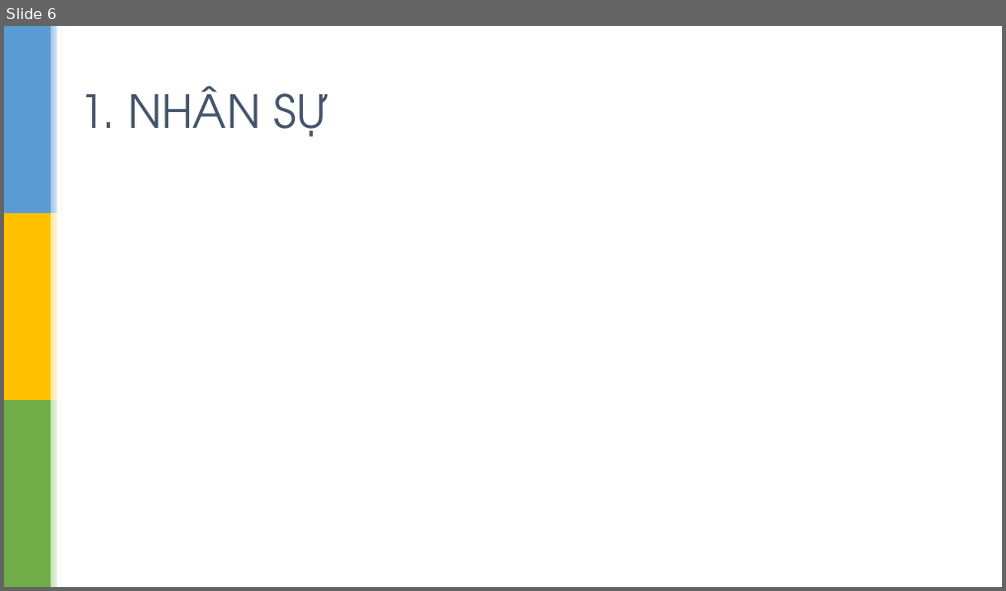
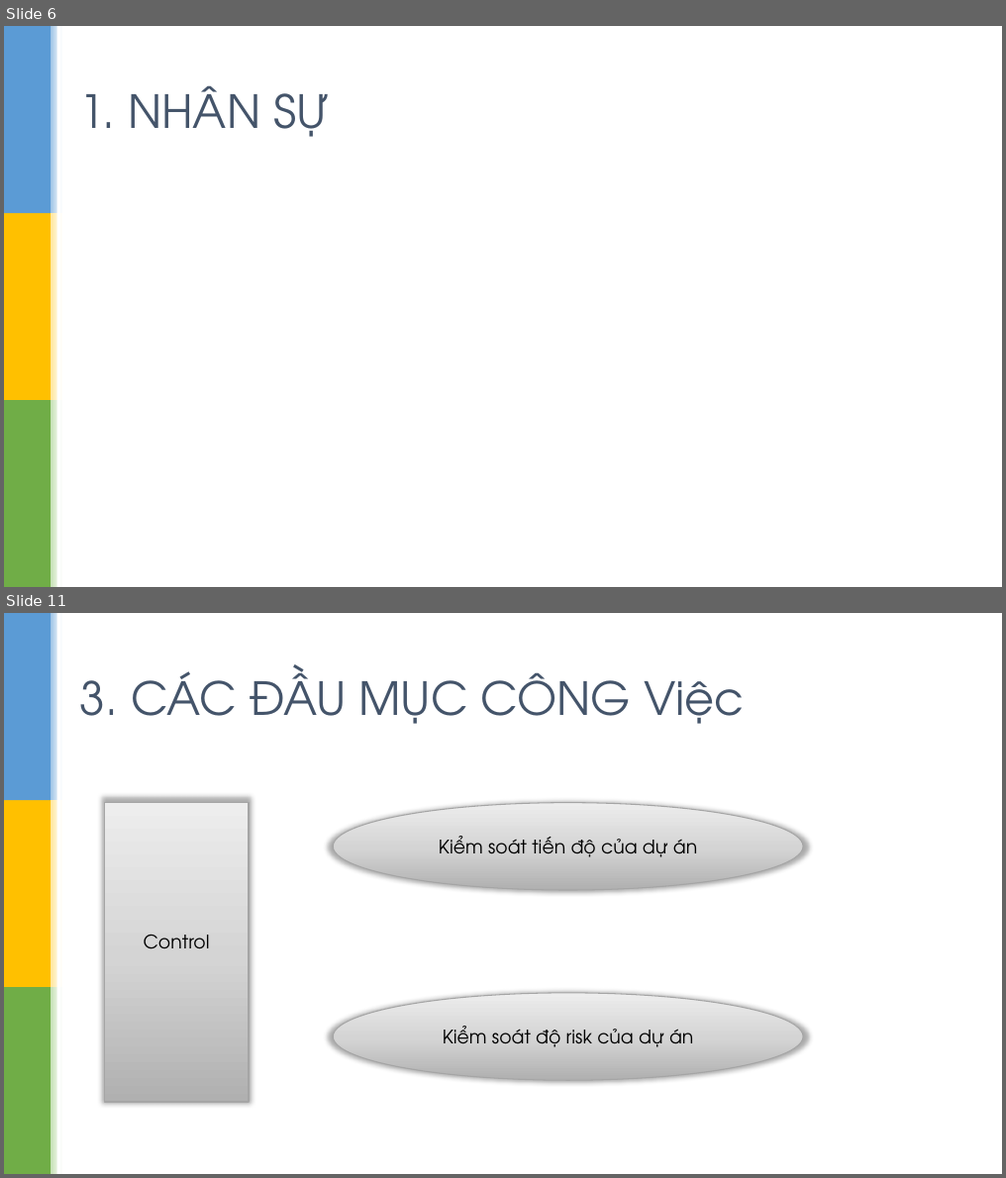
Before and after one commit to sondc/SWM_Project, a slide deck: Document/Slide_Project.pptx. Shown one above the other, each under a label of ours: slide 6 before the commit, slides 6 and 11 after it; the slides between them are not shown. The pictures are 1006x591 and 1006x1178 pixels, drawn with LibreOffice and Linux fonts; fonts in the diff are those of the drawing; background and template pictures are left out. Boxes give left, top, right and bottom in pixels: in the first picture for what was removed or moved away, otherwise in the second. Text is boxed around its words. In the diff, an @@ line names an element or a change of style, - is before the commit and + after.

```diff
--- a/Document/Slide_Project.pptx
+++ b/Document/Slide_Project.pptx
@@ slide 11 added at (4,613,1002,1174), background picture (left out); not listed: 7 template elements that a slide beside it also shows @@
@@ title added at (80,666,745,724), 44 pt, text #44546A @@
+3. CÁC ĐẦU MỤC CÔNG Việc
@@ rectangle added at (104,803,249,1103), fill gradient #B1B1B1 to #D5D5D5 to #EDEDED, outline #A5A5A5 1 pt, 18 pt, text #000000 @@
+Control
@@ ellipse added at (333,803,803,891), fill gradient #B1B1B1 to #D5D5D5 to #EDEDED, outline #A5A5A5 1 pt, 18 pt, text #000000 @@
+Kiểm soát tiến độ của dự án
@@ ellipse added at (333,993,803,1081), fill gradient #B1B1B1 to #D5D5D5 to #EDEDED, outline #A5A5A5 1 pt, 18 pt, text #000000 @@
+Kiểm soát độ risk của dự án
```
Also in this commit, not shown: 2 slides changed, 3 other slides added, 1 slide removed.
